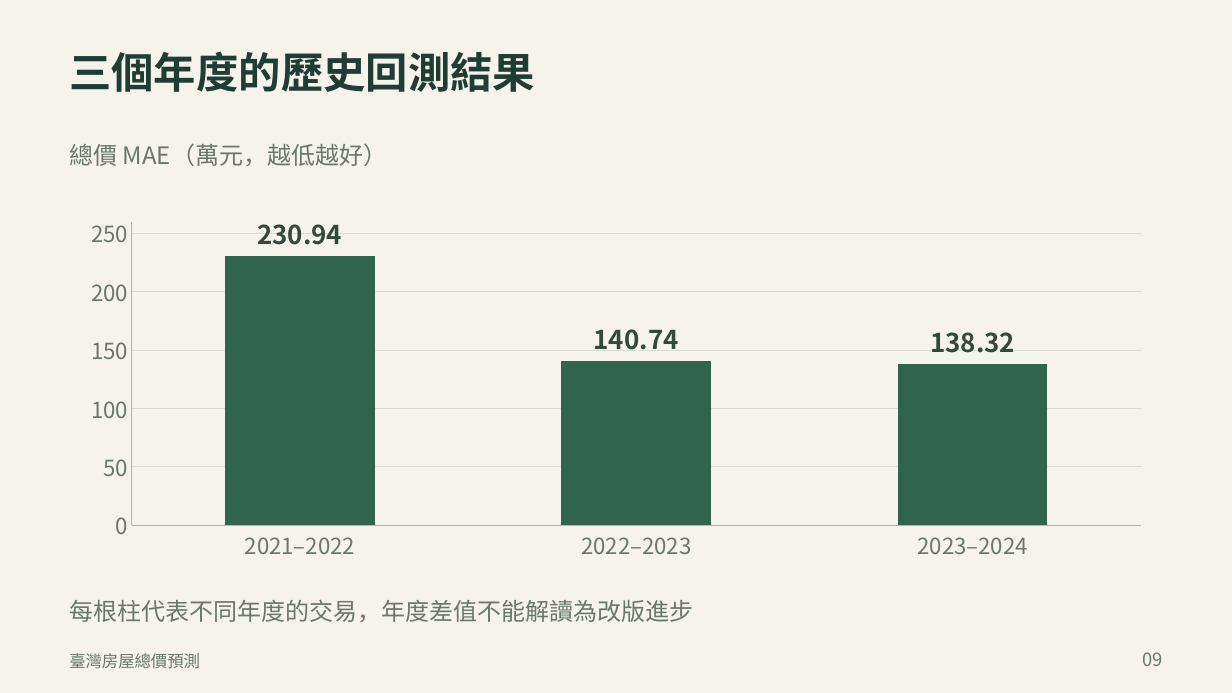
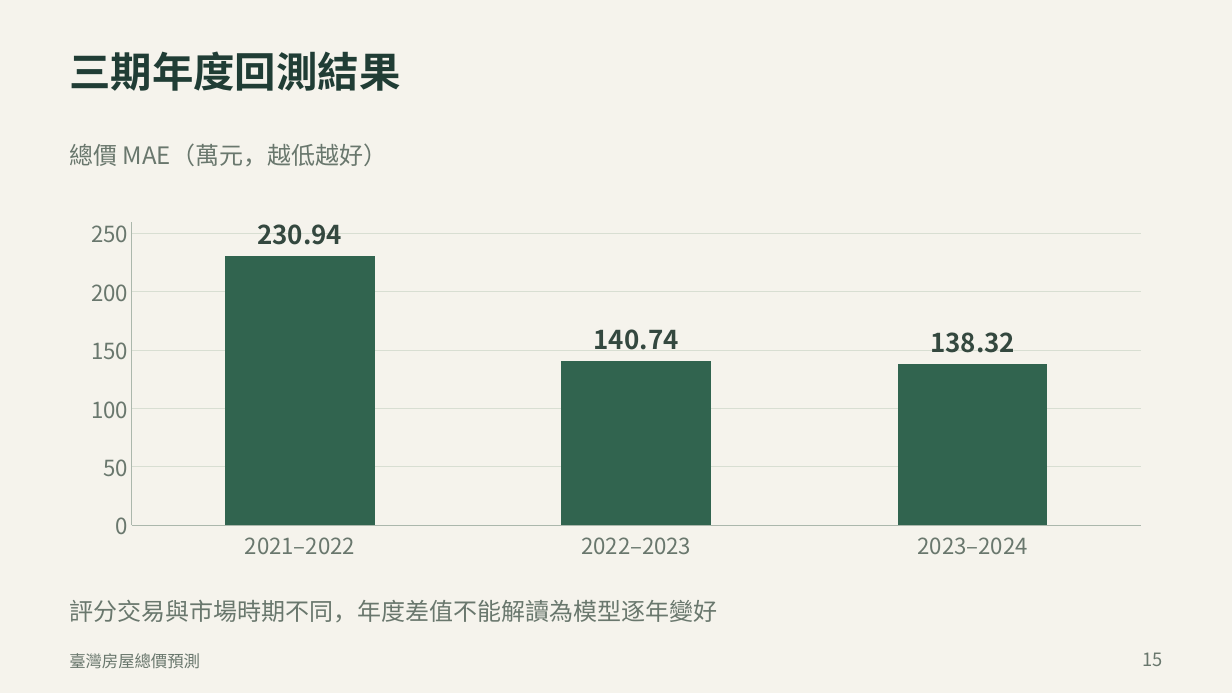
Before and after one commit to ziyi930108/nycu-house-price-regression, a slide deck: slide 15 of presentation/臺灣房價預測_正式報告_v22.pptx (slide 9 before the commit). Drawn at 1232x693 pixels with LibreOffice and Linux fonts; fonts in the diff are those of the drawing. Boxes give left, top, right and bottom in pixels: in the first picture for what was removed or moved away, otherwise in the second. Text is boxed around its words. In the diff, an @@ line names an element or a change of style, - is before the commit and + after.

```diff
--- a/presentation/臺灣房價預測_正式報告_v22.pptx
+++ b/presentation/臺灣房價預測_正式報告_v22.pptx
@@ text at [69, 51, 400, 91]: text changed; size 33 to 32.2 pt @@
-三個年度的歷史回測結果
+三期年度回測結果
@@ text at [69, 600, 718, 622]: text changed @@
-每根柱代表不同年度的交易，年度差值不能解讀為改版進步
+評分交易與市場時期不同，年度差值不能解讀為模型逐年變好
@@ text at [1142, 652, 1162, 666]: text changed @@
-09
+15
```
Also in this commit, not shown: 9 other slides changed, 12 slides added, 5 slides removed, 18 other files.
